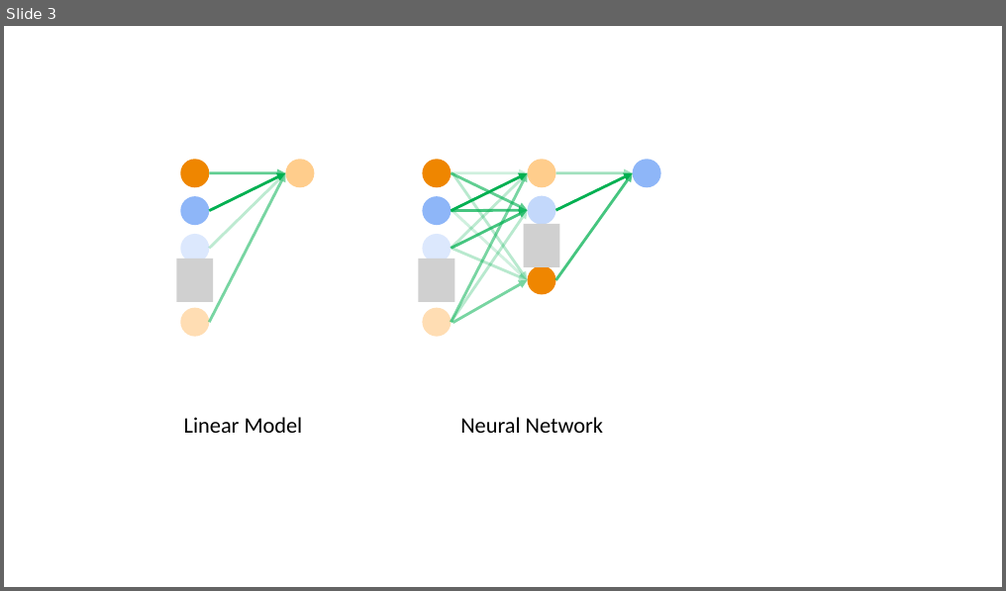
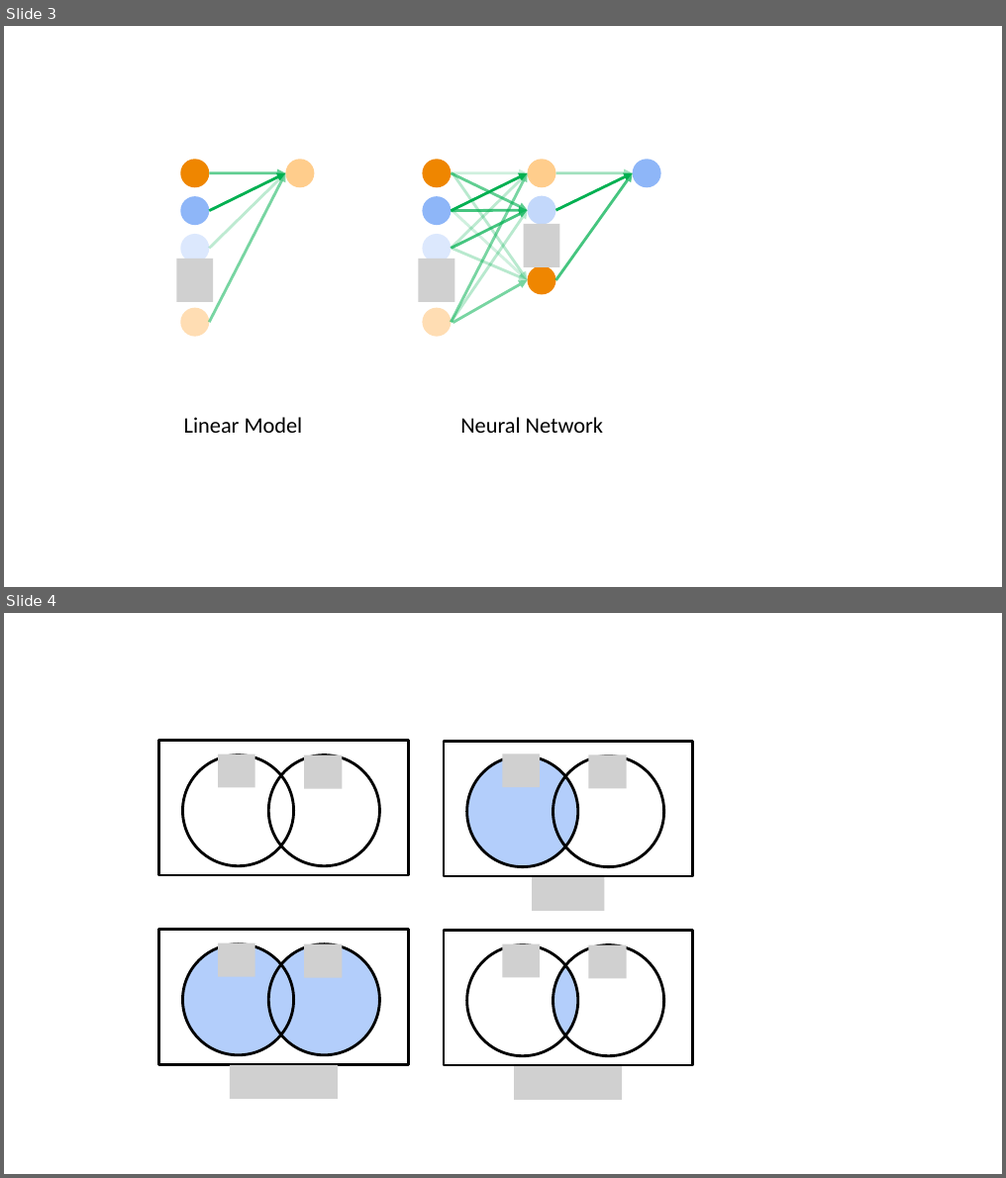
Before and after one commit to rtealwitter/datamining2025, a slide deck: notes/images.pptx. Shown one above the other, each under a label of ours: slide 3 before the commit, slides 3 and 4 after it. The pictures are 1006x591 and 1006x1178 pixels, drawn with LibreOffice and Linux fonts; fonts in the diff are those of the drawing; grey boxes stand for pictures. Boxes give left, top, right and bottom in pixels: in the first picture for what was removed or moved away, otherwise in the second. Text is boxed around its words. In the diff, an @@ line names an element or a change of style, - is before the commit and + after.

```diff
--- a/notes/images.pptx
+++ b/notes/images.pptx
@@ slide 4 added at [4, 613, 1002, 1174], background #FFFFFF @@
@@ rectangle added at [159, 740, 408, 875], outline #000000 2 pt @@
@@ ellipse added at [182, 755, 293, 865], outline #000000 2 pt @@
@@ picture added at [219, 754, 255, 787] @@
@@ ellipse added at [268, 755, 379, 865], outline #000000 2 pt @@
@@ picture added at [304, 755, 343, 788] @@
@@ rectangle added at [444, 741, 692, 876], outline #000000 2 pt @@
@@ ellipse added at [467, 756, 578, 866], fill #B3CEFB, outline #000000 2 pt @@
@@ picture added at [502, 754, 539, 787] @@
@@ ellipse added at [552, 756, 663, 866], outline #000000 2 pt @@
@@ picture added at [589, 755, 627, 788] @@
@@ picture added at [532, 877, 605, 911] @@
@@ rectangle added at [159, 930, 408, 1065], outline #000000 2 pt @@
@@ rectangle added at [444, 931, 692, 1066], outline #000000 2 pt @@
@@ ellipse added at [182, 946, 293, 1057], fill #B3CEFB @@
@@ ellipse added at [182, 945, 293, 1056], outline #000000 2 pt @@
@@ picture added at [219, 944, 255, 977] @@
@@ ellipse added at [268, 946, 379, 1057], fill #B3CEFB @@
@@ ellipse added at [268, 945, 379, 1056], outline #000000 2 pt @@
@@ picture added at [304, 945, 343, 978] @@
@@ ellipse added at [467, 946, 578, 1057], outline #000000 2 pt @@
@@ picture added at [502, 945, 539, 978] @@
@@ ellipse added at [552, 946, 663, 1057], outline #000000 2 pt @@
@@ ellipse added at [553, 967, 577, 1034], fill #B3CEFB @@
@@ picture added at [589, 946, 627, 979] @@
@@ picture added at [230, 1066, 338, 1100] @@
@@ picture added at [514, 1066, 622, 1100] @@
```
Also in this commit, not shown: 40 other files.
